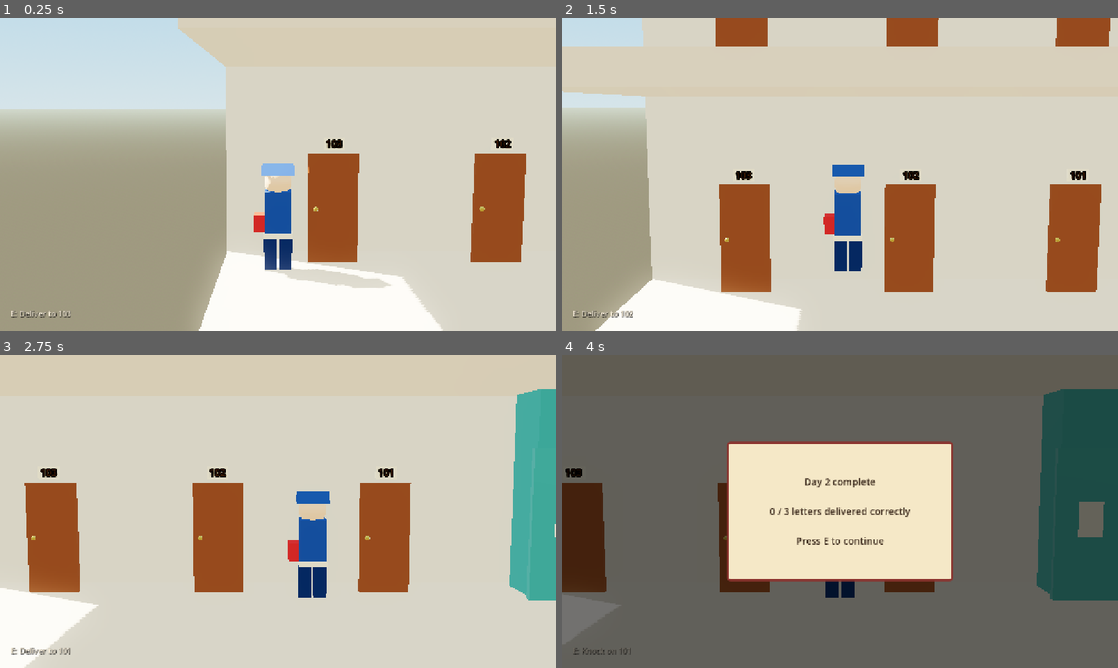
Above: before the commit, frames 1-4 (two rows, left to right).
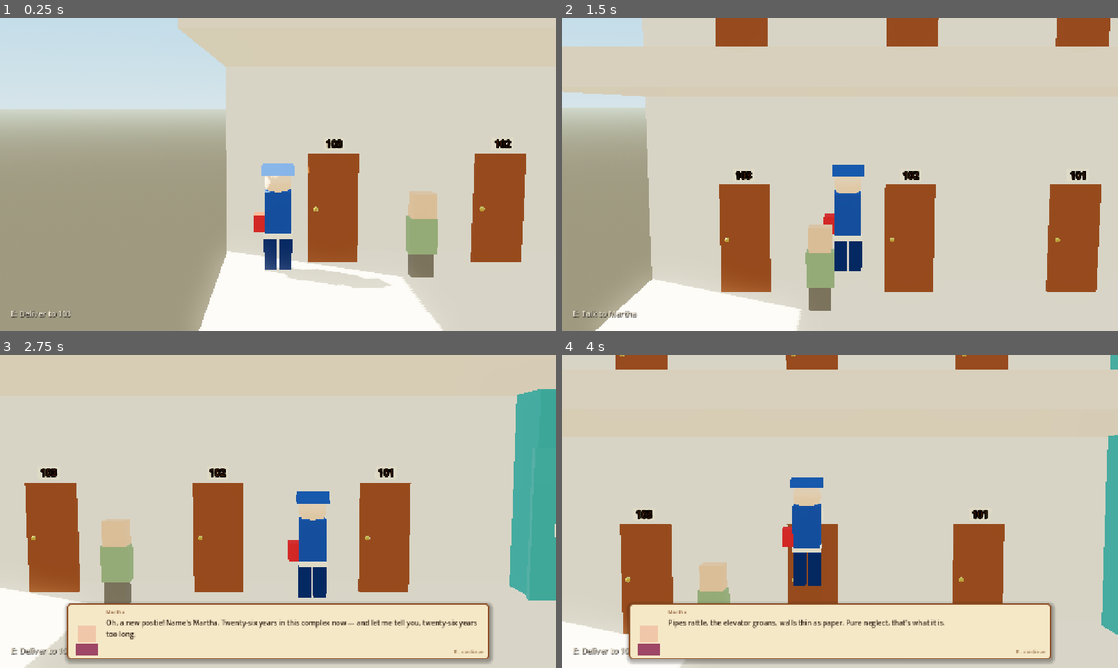
Above: after the commit, the same moments.

Repository: mariam-arab/Mailman
Game: Godot game, scene res://scenes/levels/apartment_01.tscn
Two runs of this game, one before a commit and one after it. Both use one fixed random seed, a clock stepped at 60 frames per second and the inputs below. After the commit the project has no main scene; this scene is started directly in both runs.
Inputs (mouse positions are in pixels of both pictures, inside the frame that each line leads up to):
- Up to frame 1 (0.25 s): no input
- Up to frame 2 (1.5 s): tap Enter at 0.5 s; move the mouse to (962, 158) at 0.52 s; hold D (move_right) 0.53-1.25 s; hold E (interact) 0.53-1.25 s; click (962, 158) at 0.67 s; tap Space (jump) at 0.77 s; drag from (728, 190) to (812, 237) at 1.27 s
- Up to frame 3 (2.75 s): move the mouse to (333, 442) at 2.02 s; hold D (move_right) from 2.03 s (still down); hold E (interact) from 2.03 s (still down)
- Up to frame 4 (4 s): release D (move_right) at 2.75 s; release E (interact) at 2.75 s; drag from (812, 574) to (673, 464) at 2.77 s; move the mouse to (1006, 558) at 3.52 s; hold A (move_left) from 3.53 s (still down); hold E (interact) from 3.53 s (still down); tap 9 at 3.6 s; tap Space (jump) at 3.77 s

The runs differ from the first frame. In frame 1, 1.4% of the frame differs, in the area x 73-79%, y 55-83%; in frame 2, 1.4%; in frame 3, 16%; in frame 4, 100%, in the area x 0-100%, y 0-100%.

Commit message:
rename levels

Diff:
--- a/scenes/levels/apartment_01.tscn
+++ b/scenes/levels/apartment_01.tscn
@@ -1,10 +1,11 @@
 [gd_scene format=3 uid="uid://c5apt01sdaf5"]
 
-[ext_resource type="Script" uid="uid://c5aplvl3n8j5" path="res://scripts/game/apartment_level.gd" id="1_aplevel"]
+[ext_resource type="Script" uid="uid://c5aplvl3n8j5" path="res://scripts/game/apartment_01.gd" id="1_aplevel"]
 [ext_resource type="PackedScene" uid="uid://choy2q1kv47l2" path="res://scenes/player/player.tscn" id="2_player"]
 [ext_resource type="PackedScene" uid="uid://b1mailman1hud" path="res://scenes/ui/hud.tscn" id="3_hud"]
 [ext_resource type="PackedScene" uid="uid://c5aptscdr806" path="res://scenes/interactables/apartment_door.tscn" id="4_door"]
 [ext_resource type="PackedScene" uid="uid://c5elvsc7k2qa" path="res://scenes/interactables/elevator.tscn" id="5_elevator"]
+[ext_resource type="PackedScene" uid="uid://bdp15q37wljtl" path="res://scenes/interactables/gossip.tscn" id="6_gossip"]
 
 [sub_resource type="ProceduralSkyMaterial" id="ProceduralSkyMaterial_sky"]
 sky_top_color = Color(0.42, 0.72, 0.96, 1)
@@ -59,6 +60,42 @@
 albedo_color = Color(0.2, 0.6, 0.58, 1)
 roughness = 0.8
 
+[sub_resource type="SphereMesh" id="SphereMesh_note_head"]
+radius = 0.09
+height = 0.16
+radial_segments = 10
+rings = 5
+
+[sub_resource type="BoxMesh" id="BoxMesh_note_stem"]
+size = Vector3(0.025, 0.36, 0.025)
+
+[sub_resource type="BoxMesh" id="BoxMesh_note_flag"]
+size = Vector3(0.02, 0.08, 0.14)
+
+[sub_resource type="StandardMaterial3D" id="Material_note"]
+albedo_color = Color(0.16, 0.14, 0.18, 1)
+roughness = 0.55
+
+[sub_resource type="CylinderMesh" id="CylinderMesh_nest"]
+top_radius = 0.24
+bottom_radius = 0.18
+height = 0.16
+radial_segments = 12
+
+[sub_resource type="StandardMaterial3D" id="Material_nest"]
+albedo_color = Color(0.42, 0.28, 0.16, 1)
+roughness = 1.0
+
+[sub_resource type="SphereMesh" id="SphereMesh_egg"]
+radius = 0.055
+height = 0.08
+radial_segments = 8
+rings = 4
+
+[sub_resource type="StandardMaterial3D" id="Material_egg"]
+albedo_color = Color(0.82, 0.92, 0.84, 1)
+roughness = 0.65
+
 [node name="Apartment01" type="Node3D" unique_id=1001]
 script = ExtResource("1_aplevel")
 
@@ -211,6 +248,77 @@
 [node name="Elevator3" parent="." unique_id=1037 instance=ExtResource("5_elevator")]
 transform = Transform3D(1, 0, 0, 0, 1, 0, 0, 0, 1, -0.5, 8, -7)
 
+[node name="MusicalNotes303" type="Node3D" parent="." unique_id=1040]
+
+[node name="Note1Head" type="MeshInstance3D" parent="MusicalNotes303" unique_id=1041]
+transform = Transform3D(1, 0, 0, 0, 1, 0, 0, 0, 1, 0.15, 10.35, 2.55)
+mesh = SubResource("SphereMesh_note_head")
+surface_material_override/0 = SubResource("Material_note")
+
+[node name="Note1Stem" type="MeshInstance3D" parent="MusicalNotes303" unique_id=1042]
+transform = Transform3D(1, 0, 0, 0, 1, 0, 0, 0, 1, 0.22, 10.53, 2.55)
+mesh = SubResource("BoxMesh_note_stem")
+surface_material_override/0 = SubResource("Material_note")
+
+[node name="Note1Flag" type="MeshInstance3D" parent="MusicalNotes303" unique_id=1043]
+transform = Transform3D(1, 0, 0, 0, 1, 0, 0, 0, 1, 0.22, 10.69, 2.62)
+mesh = SubResource("BoxMesh_note_flag")
+surface_material_override/0 = SubResource("Material_note")
+
+[node name="Note2Head" type="MeshInstance3D" parent="MusicalNotes303" unique_id=1044]
+transform = Transform3D(1, 0, 0, 0, 1, 0, 0, 0, 1, 0.32, 10.85, 2.0)
+mesh = SubResource("SphereMesh_note_head")
+surface_material_override/0 = SubResource("Material_note")
+
+[node name="Note2Stem" type="MeshInstance3D" parent="MusicalNotes303" unique_id=1045]
+transform = Transform3D(1, 0, 0, 0, 1, 0, 0, 0, 1, 0.39, 11.03, 2.0)
+mesh = SubResource("BoxMesh_note_stem")
+surface_material_override/0 = SubResource("Material_note")
+
+[node name="Note3Head" type="MeshInstance3D" parent="MusicalNotes303" unique_id=1046]
+transform = Transform3D(1, 0, 0, 0, 1, 0, 0, 0, 1, 0.2, 11.25, 1.55)
+mesh = SubResource("SphereMesh_note_head")
+surface_material_override/0 = SubResource("Material_note")
+
+[node name="Note3Stem" type="MeshInstance3D" parent="MusicalNotes303" unique_id=1047]
+transform = Transform3D(1, 0, 0, 0, 1, 0, 0, 0, 1, 0.27, 11.43, 1.55)
+mesh = SubResource("BoxMesh_note_stem")
+surface_material_override/0 = SubResource("Material_note")
+
+[node name="Note3Flag" type="MeshInstance3D" parent="MusicalNotes303" unique_id=1048]
+transform = Transform3D(1, 0, 0, 0, 1, 0, 0, 0, 1, 0.27, 11.59, 1.62)
+mesh = SubResource("BoxMesh_note_flag")
+surface_material_override/0 = SubResource("Material_note")
+
+[node name="BirdNest203" type="Node3D" parent="." unique_id=1049]
+
+[node name="NestBase" type="MeshInstance3D" parent="BirdNest203" unique_id=1050]
+transform = Transform3D(1, 0, 0, 0, 1, 0, 0, 0, 1, -0.3, 4.08, 2.75)
+mesh = SubResource("CylinderMesh_nest")
+surface_material_override/0 = SubResource("Material_nest")
+
+[node name="Egg1" type="MeshInstance3D" parent="BirdNest203" unique_id=1051]
+transform = Transform3D(1, 0, 0, 0, 1, 0, 0, 0, 1, -0.36, 4.2, 2.7)
+mesh = SubResource("SphereMesh_egg")
+surface_material_override/0 = SubResource("Material_egg")
+
+[node name="Egg2" type="MeshInstance3D" parent="BirdNest203" unique_id=1052]
+transform = Transform3D(1, 0, 0, 0, 1, 0, 0, 0, 1, -0.24, 4.2, 2.78)
+mesh = SubResource("SphereMesh_egg")
+surface_material_override/0 = SubResource("Material_egg")
+
+[node name="Egg3" type="MeshInstance3D" parent="BirdNest203" unique_id=1053]
+transform = Transform3D(1, 0, 0, 0, 1, 0, 0, 0, 1, -0.3, 4.2, 2.82)
+mesh = SubResource("SphereMesh_egg")
+surface_material_override/0 = SubResource("Material_egg")
+
+[node name="Martha" parent="." unique_id=1054 instance=ExtResource("6_gossip")]
+transform = Transform3D(0, 0, -1, 0, 1, 0, 1, 0, 0, 0.4, 0, 0.6)
+speaker_name = "Martha"
+intro_lines = ["Oh, a new postie! Name's Martha. Twenty-six years in this complex now — and let me tell you, twenty-six years too long.", "Pipes rattle, the elevator groans, walls thin as paper. Pure neglect, that's what it is.", "And the noise! There's a man on my floor — top floor — bangs on his piano at all hours. Wakes the two floors below us right out of bed.", "Mind you, the landlord lives here too. Tucked away on the first floor, far enough that none of the racket reaches him. Awfully convenient, isn't it?", "Anyhow, I must run — came down to visit my dear friend Anne. She's just over to the left there, all on her own. Welcome to 131 Gomorda Drive, dear!"]
+portrait_skin = Color(0.94, 0.78, 0.66, 1)
+portrait_body = Color(0.62, 0.28, 0.4, 1)
+
 [node name="Player" parent="." unique_id=1038 instance=ExtResource("2_player")]
 transform = Transform3D(1, 0, 0, 0, 1, 0, 0, 0, 1, 0, 0.5, 3)
 
--- a/scenes/levels/willis_01.tscn
+++ b/scenes/levels/neighborhood_01.tscn
@@ -1,6 +1,6 @@
 [gd_scene format=3 uid="uid://cw1sr0sn6xymw"]
 
-[ext_resource type="Script" path="res://scripts/game/willis_level.gd" id="1_willis"]
+[ext_resource type="Script" path="res://scripts/game/neighborhood_01.gd" id="1_willis"]
 [ext_resource type="PackedScene" uid="uid://choy2q1kv47l2" path="res://scenes/player/player.tscn" id="2_player"]
 [ext_resource type="PackedScene" uid="uid://b1mailman1hud" path="res://scenes/ui/hud.tscn" id="3_hud"]
 [ext_resource type="PackedScene" uid="uid://dubcydii5iy53" path="res://scenes/houses/house.tscn" id="4_house"]
--- a/scenes/levels/tutorial_01.tscn
+++ b/scenes/levels/neighborhood_04.tscn
@@ -1,6 +1,6 @@
 [gd_scene format=3 uid="uid://bcray1nclg3hm"]
 
-[ext_resource type="Script" uid="uid://cienirngv2bur" path="res://scripts/game/tutorial_level.gd" id="1_tutorial"]
+[ext_resource type="Script" uid="uid://cienirngv2bur" path="res://scripts/game/neighborhood_04.gd" id="1_tutorial"]
 [ext_resource type="PackedScene" uid="uid://choy2q1kv47l2" path="res://scenes/player/player.tscn" id="2_player"]
 [ext_resource type="PackedScene" uid="uid://b1mailman1hud" path="res://scenes/ui/hud.tscn" id="3_hud"]
 [ext_resource type="PackedScene" uid="uid://dubcydii5iy53" path="res://scenes/houses/house.tscn" id="4_house"]
--- a/scenes/levels/neighborhood_02.tscn
+++ b/scenes/levels/neighborhood_05.tscn
@@ -1,6 +1,6 @@
 [gd_scene format=3 uid="uid://1slfugitpc20"]
 
-[ext_resource type="Script" uid="uid://v7jfaqelwwf1" path="res://scripts/game/level.gd" id="1_level"]
+[ext_resource type="Script" uid="uid://v7jfaqelwwf1" path="res://scripts/game/neighborhood_05.gd" id="1_level"]
 [ext_resource type="PackedScene" uid="uid://choy2q1kv47l2" path="res://scenes/player/player.tscn" id="2_player"]
 [ext_resource type="PackedScene" uid="uid://b1mailman1hud" path="res://scenes/ui/hud.tscn" id="3_hud"]
 [ext_resource type="PackedScene" uid="uid://dubcydii5iy53" path="res://scenes/houses/house.tscn" id="4_house"]
--- a/scripts/game/apartment_level.gd
+++ b/scripts/game/apartment_01.gd
@@ -9,30 +9,84 @@
 
 const DAY_TWO_LETTERS := [
 	{
-		"id": "apt_letter_01",
-		"sender_name": "City Utilities",
-		"recipient_name": "A. Martin",
-		"address_line": "102 Elmwood Towers",
+		"id": "letter_01",
+		"sender_name": "Banana Repair Services Inc.",
+		"recipient_name": "H. Klyne",
+		"address_line": "Apt. 303, 131 Gomorda Drive, Oakridge",
+		"message": "",
+		"correct_house_id": "apt_303",
+		"difficulty": 2,
+	},
+	{
+		"id": "letter_02",
+		"sender_name": "Field & Feather",
+		"recipient_name": "A. Leone",
+		"address_line": "131 Gomorda Drive, Oakridge",
+		"message": "Something to Chirp About.",
+		"correct_house_id": "apt_203",
+		"difficulty": 1,
+	},
+	{
+		"id": "letter_03",
+		"sender_name": "Maple Trust Bank",
+		"recipient_name": "M. Michaels",
+		"address_line": "Apt. X01, 131 Gomorda Drive, Oakridge",
+		"message": "",
+		"correct_house_id": "apt_101",
+		"difficulty": 2,
+	},
+	{
+		"id": "letter_04",
+		"sender_name": "SilentRoom Depot",
+		"recipient_name": "Liam G.",
+		"address_line": "Apt. X01, 131 Gomorda Drive, Oakridge",
+		"message": "Earplugs enclosed.",
+		"correct_house_id": "apt_201",
+		"difficulty": 1,
+	},
+	{
+		"id": "letter_05",
+		"sender_name": "Mom",
+		"recipient_name": "Kathy Higgs",
+		"address_line": "Apt. 302, 131 Gomorda Drive, Oakridge",
+		"message": "",
+		"correct_house_id": "apt_302",
+		"difficulty": 1,
+	},
+	{
+		"id": "letter_06",
+		"sender_name": "Daniel Singh",
+		"recipient_name": "M. Lyne",
+		"address_line": "Apt. 301, 131 Gomorda Drive, Oakridge",
+		"message": "",
+		"correct_house_id": "apt_301",
+		"difficulty": 1,
+	},
+	{
+		"id": "letter_07",
+		"sender_name": "Northshore LandLord Association",
+		"recipient_name": "To The Resident",
+		"address_line": "131 Gomorda Drive, Oakridge",
 		"message": "",
 		"correct_house_id": "apt_102",
 		"difficulty": 1,
 	},
 	{
-		"id": "apt_letter_02",
-		"sender_name": "Online Shop",
-		"recipient_name": "B. Patel",
-		"address_line": "203 Elmwood Towers",
+		"id": "letter_08",
+		"sender_name": "M. Lopez",
+		"recipient_name": "A. Gene",
+		"address_line": "131 Gomorda Drive, Oakridge",
 		"message": "",
-		"correct_house_id": "apt_203",
+		"correct_house_id": "apt_103",
 		"difficulty": 1,
 	},
 	{
-		"id": "apt_letter_03",
-		"sender_name": "Friends Forever",
-		"recipient_name": "C. Nguyen",
-		"address_line": "301 Elmwood Towers",
+		"id": "letter_09",
+		"sender_name": "Dr. Nina P.",
+		"recipient_name": "M. Hunter",
+		"address_line": "Apt. 131, Gomorda Drive, Oakridge",
 		"message": "",
-		"correct_house_id": "apt_301",
+		"correct_house_id": "apt_202",
 		"difficulty": 1,
 	},
 ]
--- a/scripts/game/willis_level.gd
+++ b/scripts/game/neighborhood_01.gd
@@ -4,7 +4,7 @@
 ## then a simple "read the address, pick the matching mailbox" exercise.
 ## Finishing this level advances the player to the longer Elmwood tutorial.
 
-@export var next_level_path: String = "res://scenes/levels/tutorial_01.tscn"
+@export var next_level_path: String = "res://scenes/levels/neighborhood_04.tscn"
 
 @onready var player:      CharacterBody3D = $Player
 @onready var hud:         CanvasLayer     = $HUD
--- a/scripts/game/tutorial_level.gd
+++ b/scripts/game/neighborhood_04.gd
@@ -3,7 +3,7 @@
 ## Six deliveries introducing the core mechanic: some addresses are complete,
 ## some are partially obscured. Walk up to Supervisor Bauer and press E to begin.
 
-@export var next_level_path: String = "res://scenes/levels/neighborhood_02.tscn"
+@export var next_level_path: String = "res://scenes/levels/neighborhood_05.tscn"
 
 @onready var player:      CharacterBody3D = $Player
 @onready var hud:         CanvasLayer     = $HUD
Not shown, changed: .claude/settings.json
Renamed: scripts/game/apartment_level.gd.uid -> scripts/game/apartment_01.gd.uid
Renamed: scripts/game/willis_level.gd.uid -> scripts/game/neighborhood_01.gd.uid
Renamed: scripts/game/tutorial_level.gd.uid -> scripts/game/neighborhood_04.gd.uid
Renamed: scripts/game/level.gd -> scripts/game/neighborhood_05.gd
Renamed: scripts/game/level.gd.uid -> scripts/game/neighborhood_05.gd.uid
